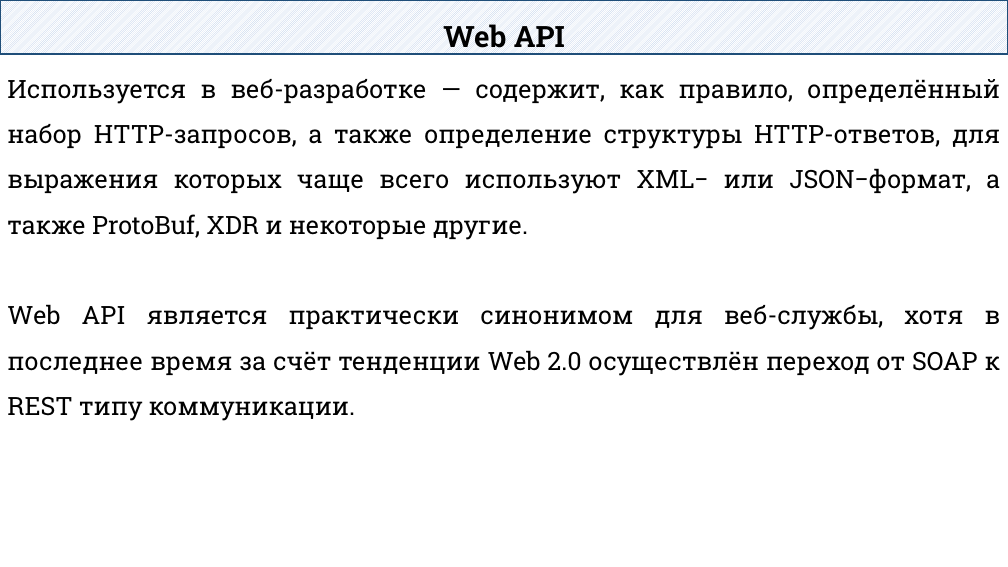
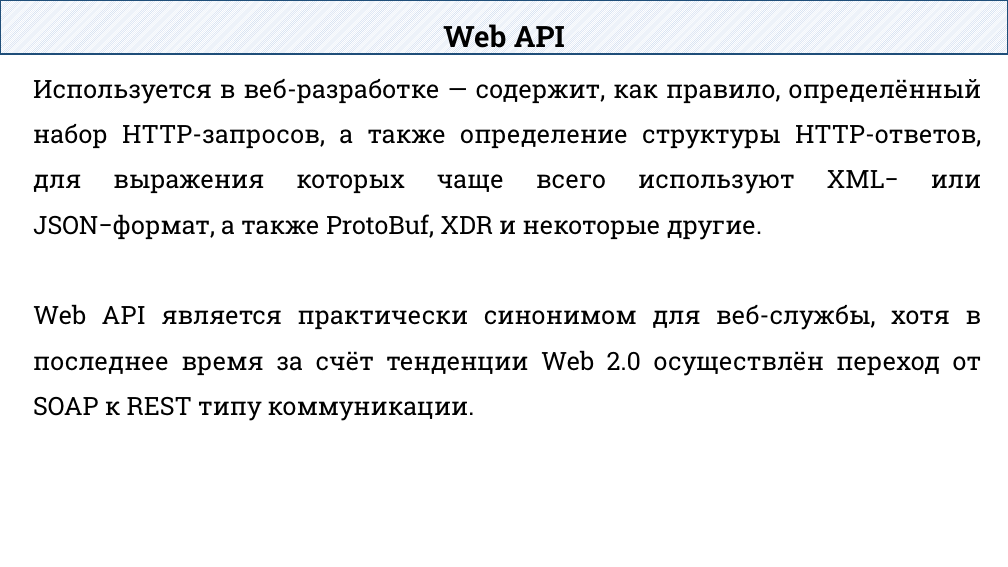
Before and after one commit to DaniilKlyukin/ITiP-3, a slide deck: slide 3 of Лекции/ИТиП 3 API.pptx. Drawn at 1008x567 pixels with LibreOffice and Linux fonts; fonts in the diff are those of the drawing. Boxes give left, top, right and bottom in pixels: in the first picture for what was removed or moved away, otherwise in the second. Text is boxed around its words. In the diff, an @@ line names an element or a change of style, - is before the commit and + after.

```diff
--- a/Лекции/ИТиП 3 API.pptx
+++ b/Лекции/ИТиП 3 API.pptx
@@ text "Используется в веб-разработке — содержит, ..." rewrapped from (7, 79, 1001, 421) to (33, 79, 982, 421) @@
```
Also in this commit, not shown: 13 other slides changed, 4 slides added, 1 slide removed.
